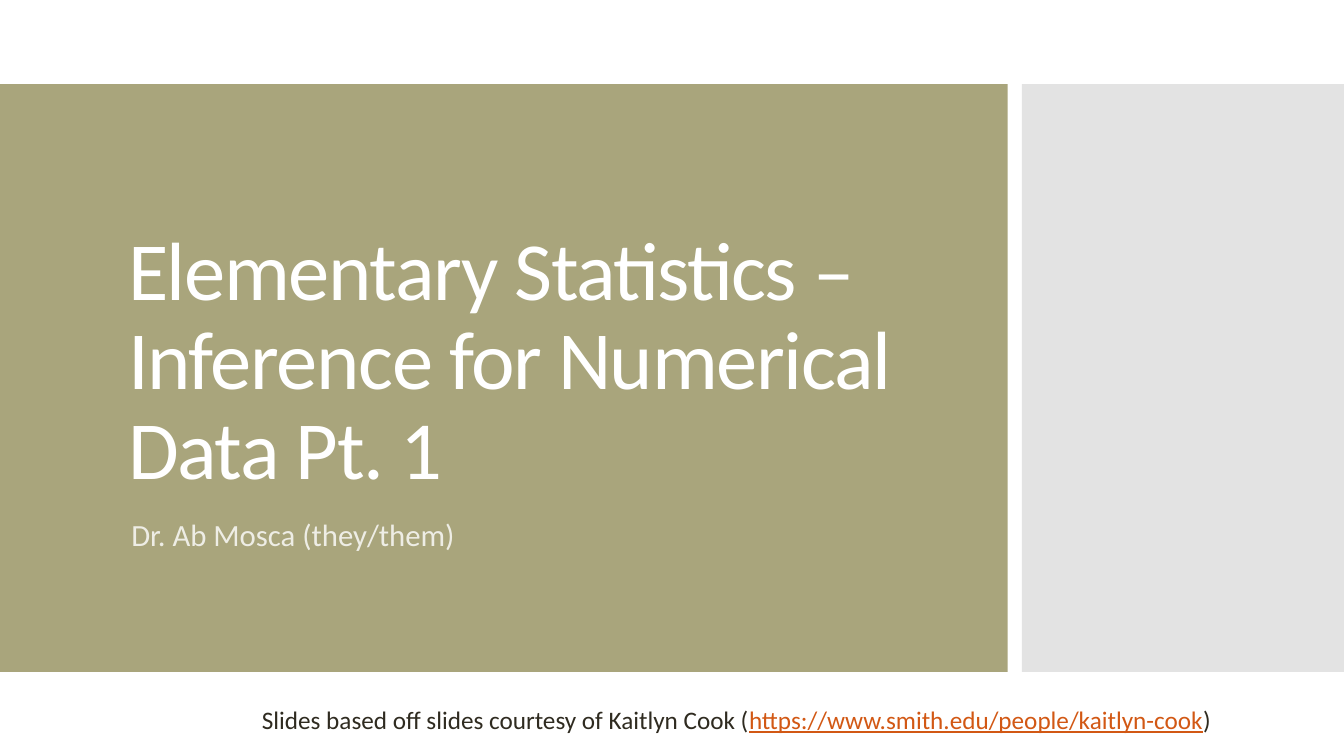
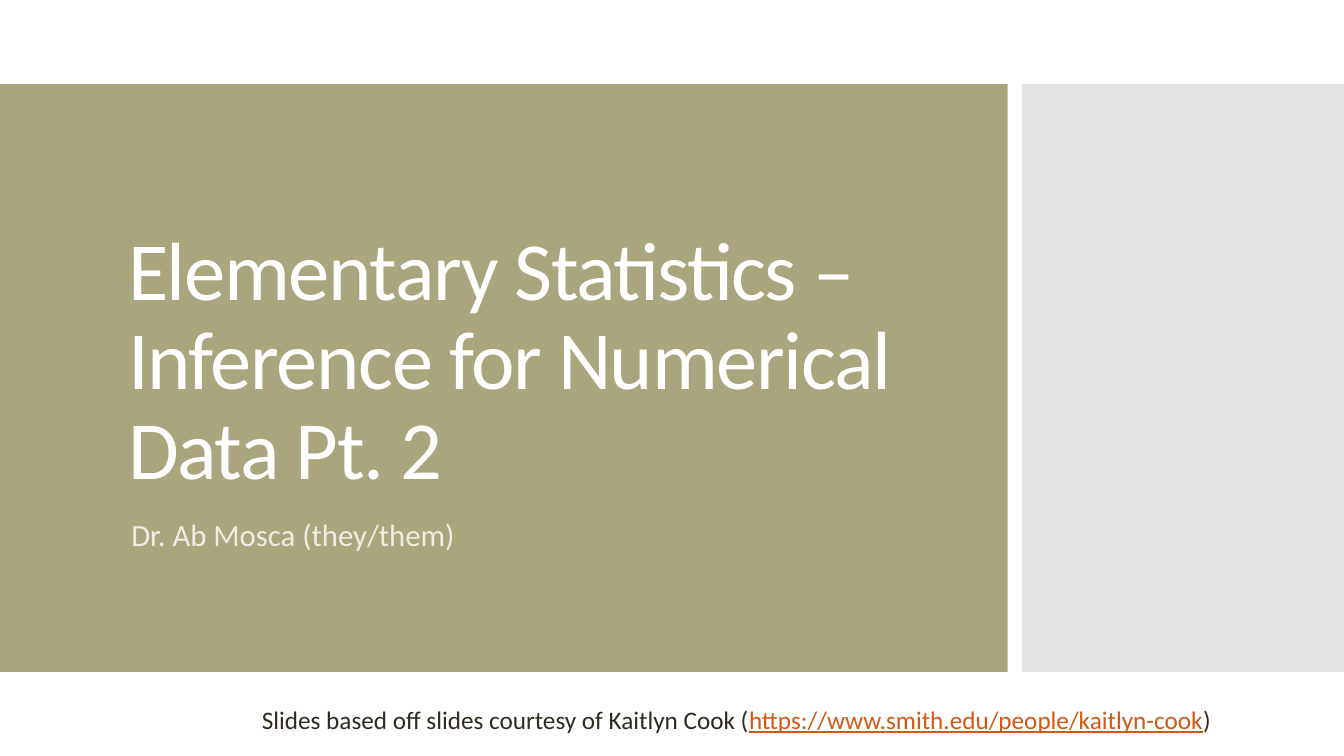
Before and after one commit to amosca01/MATH108-S24, a slide deck: slide 1 of slides/14-numerical-inference-pt2.pptx. Drawn at 1344x756 pixels with LibreOffice and Linux fonts; fonts in the diff are those of the drawing. Boxes give left, top, right and bottom in pixels: in the first picture for what was removed or moved away, otherwise in the second. Text is boxed around its words. In the diff, an @@ line names an element or a change of style, - is before the commit and + after.

```diff
--- a/slides/14-numerical-inference-pt2.pptx
+++ b/slides/14-numerical-inference-pt2.pptx
@@ title at box(128, 242, 891, 480): text changed @@
-Elementary Statistics – Inference for Numerical Data Pt. 1
+Elementary Statistics – Inference for Numerical Data Pt. 2
```
Also in this commit, not shown: 13 other slides changed, 6 slides added, 13 slides removed, 10 other files.
